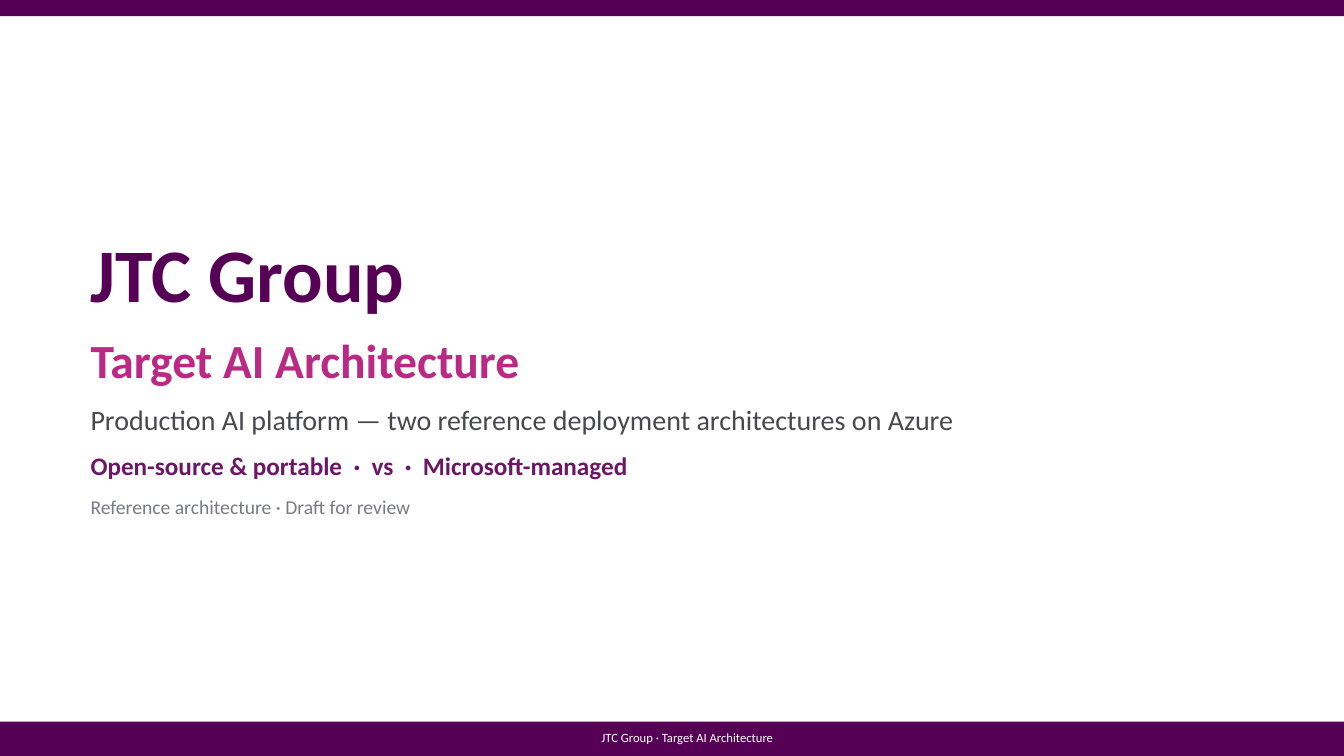
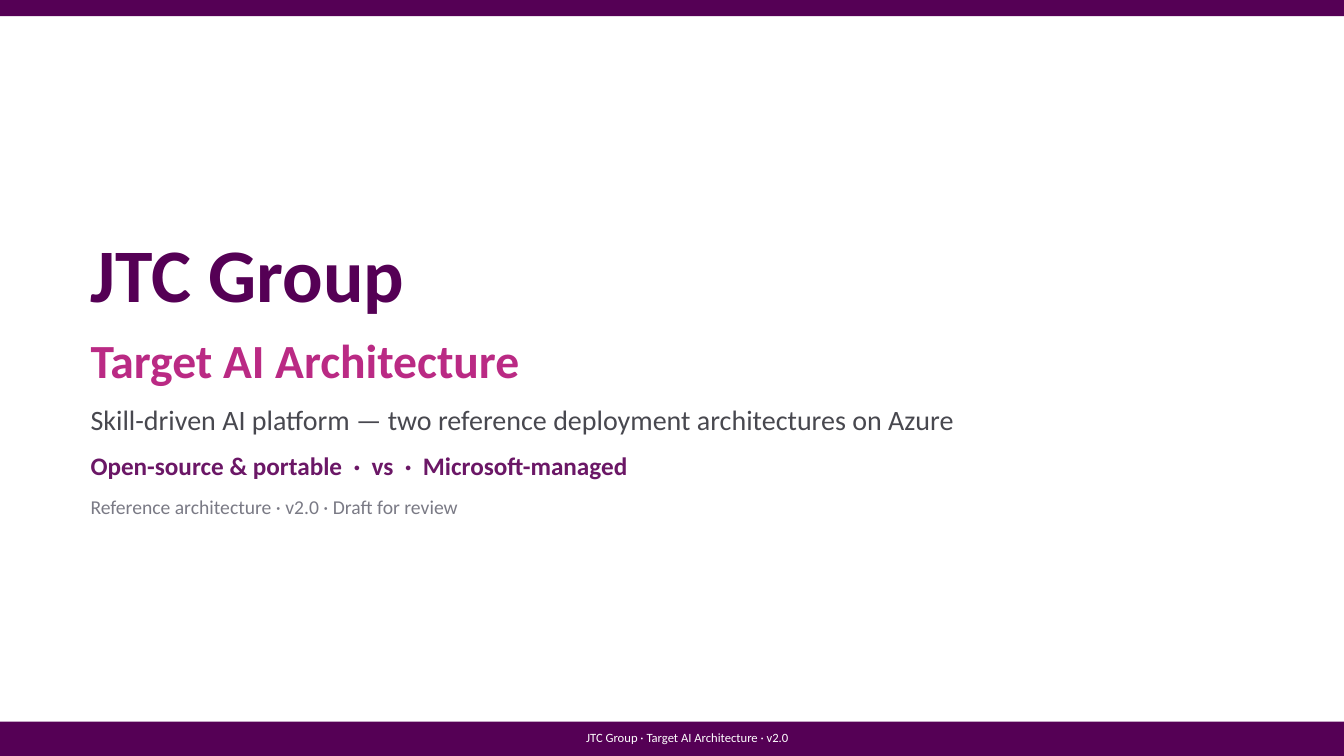
Before and after one commit to predictivelabsai/FastFund, a slide deck: slide 1 of docs/jtcgroup_target_ai_architecture.pptx. Drawn at 1344x756 pixels with LibreOffice and Linux fonts; fonts in the diff are those of the drawing. Boxes give left, top, right and bottom in pixels: in the first picture for what was removed or moved away, otherwise in the second. Text is boxed around its words. In the diff, an @@ line names an element or a change of style, - is before the commit and + after.

```diff
--- a/docs/jtcgroup_target_ai_architecture.pptx
+++ b/docs/jtcgroup_target_ai_architecture.pptx
@@ text at (91,410,953,435): text changed @@
-Production AI platform — two reference deployment architectures on Azure
+Skill-driven AI platform — two reference deployment architectures on Azure
@@ text at (91,500,457,514): text changed @@
-Reference architecture · Draft for review
+Reference architecture · v2.0 · Draft for review
@@ text in rectangle at (586,733,789,744): text changed @@
-JTC Group · Target AI Architecture
+JTC Group · Target AI Architecture · v2.0
```
Also in this commit, not shown: 8 other slides changed, 2 slides added, 4 other files.
